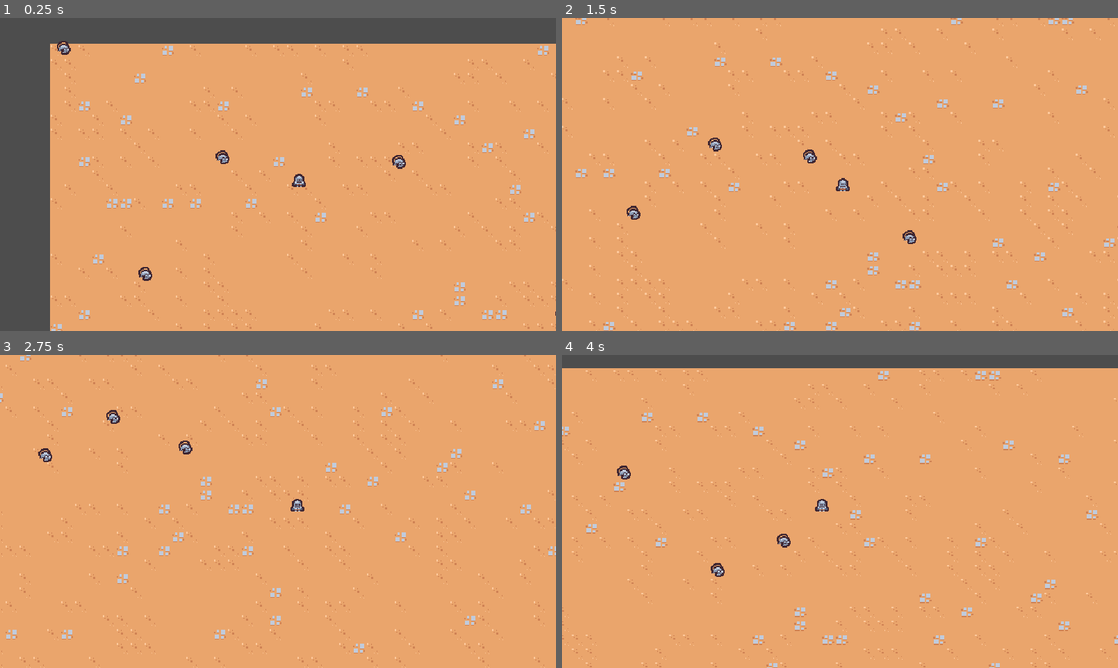
Above: before the commit, frames 1-4 (two rows, left to right).
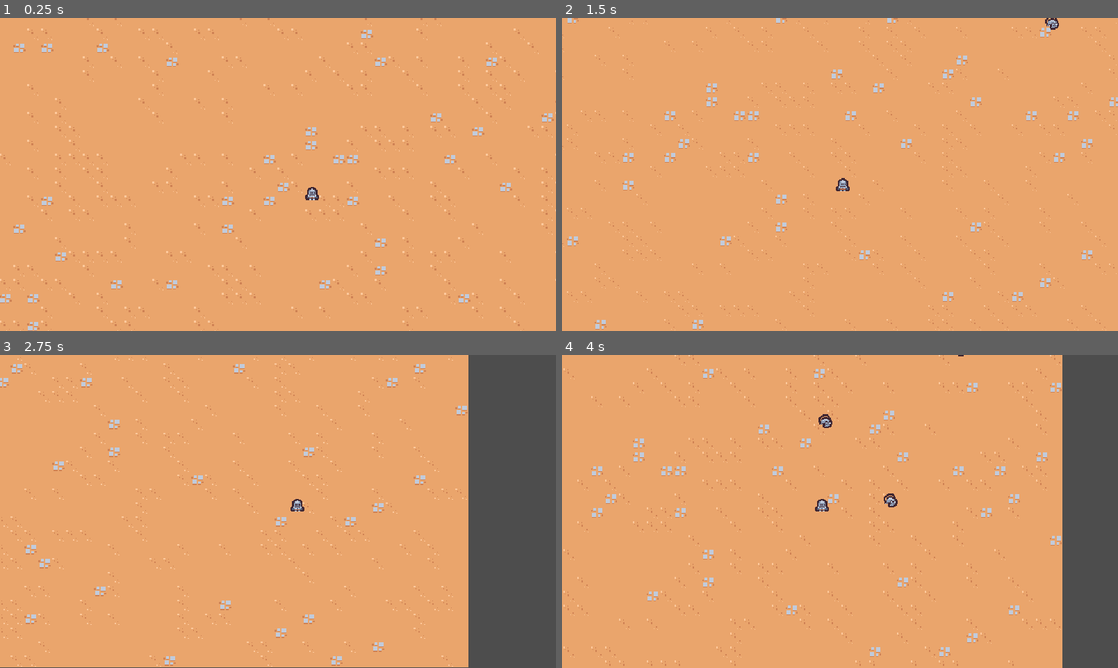
Above: after the commit, the same moments.

Repository: mc-carthy/gdSurvivors
Game: Godot game, scene res://scenes/main/main.tscn
The game is run twice, just before and just after one commit, with the same random seed, the same clock (stepped at 60 frames per second) and the same inputs.
Inputs:
- Up to frame 1 (0.25 s): no input
- Up to frame 2 (1.5 s): hold D (move_right) 0.53-1.28 s; hold S (move_down) from 1.28 s (still down)
- Up to frame 3 (2.75 s): release S (move_down) at 2.03 s; hold D (move_right) from 2.03 s (still down)
- Up to frame 4 (4 s): release D (move_right) at 2.78 s; hold W (move_up) 2.78-3.53 s; hold A (move_left) from 3.53 s (still down)

The runs differ from the first frame. In frame 1, 21% of the frame differs, in the area x 0-100%, y 0-100%; in frame 2, 5.1%; in frame 3, 20%; in frame 4, 18%.

Commit message:
Create enemy spawner

Diff:
--- a/scenes/main/main.tscn
+++ b/scenes/main/main.tscn
@@ -3,9 +3,11 @@
 [ext_resource type="TileSet" uid="uid://2jbrfh3r2thu" path="res://resources/tile_set.tres" id="1_4o58v"]
 [ext_resource type="PackedScene" uid="uid://4lskaid70me0" path="res://scenes/player/player.tscn" id="1_phknl"]
 [ext_resource type="PackedScene" uid="uid://cmh1uci56341q" path="res://scenes/game_camera/game_camera.tscn" id="3_7syb1"]
-[ext_resource type="PackedScene" uid="uid://2h1ejheyfpex" path="res://scenes/basic_enemy/basic_enemy.tscn" id="4_ckf77"]
+[ext_resource type="PackedScene" uid="uid://o0ockpubllr1" path="res://scenes/manager/enemy_manager.tscn" id="5_4l807"]
 
 [node name="Main" type="Node"]
+
+[node name="EnemyManager" parent="." instance=ExtResource("5_4l807")]
 
 [node name="GameCamera" parent="." instance=ExtResource("3_7syb1")]
 
@@ -15,18 +17,4 @@
 layer_0/tile_data = PackedInt32Array(1441832, 0, 4, 1376296, 0, 4, 1310760, 65536, 4, 1245224, 0, 4, 1179688, 0, 4, 111 …(39896 unchanged characters)…
 
 [node name="Player" parent="." instance=ExtResource("1_phknl")]
-position = Vector2(287, 165)
-
-[node name="BasicEnemy" parent="." instance=ExtResource("4_ckf77")]
-
-[node name="BasicEnemy2" parent="." instance=ExtResource("4_ckf77")]
-position = Vector2(181, 129)
-
-[node name="BasicEnemy3" parent="." instance=ExtResource("4_ckf77")]
-position = Vector2(607, 324)
-
-[node name="BasicEnemy4" parent="." instance=ExtResource("4_ckf77")]
-position = Vector2(420, 136)
-
-[node name="BasicEnemy5" parent="." instance=ExtResource("4_ckf77")]
-position = Vector2(94, 279)
+position = Vector2(473, 359)
--- /dev/null
+++ b/scenes/manager/enemy_manager.gd
@@ -0,0 +1,22 @@
+extends Node
+
+@export var basic_enemy_scene: PackedScene
+
+var spawn_radius: float
+
+func _ready() -> void:
+	spawn_radius = (get_tree().root.get_visible_rect().size.length() / 2) + 10
+	$Timer.timeout.connect(on_timer_timeout)
+
+
+func on_timer_timeout() -> void:
+	var player = get_tree().get_first_node_in_group('player') as Node2D
+	if player == null:
+		return
+
+	var direction = Vector2.RIGHT.rotated(randf_range(0, TAU))
+	var spawn_position = player.global_position + (direction * spawn_radius)
+
+	var enemy = basic_enemy_scene.instantiate() as Node2D
+	get_parent().add_child(enemy)
+	enemy.global_position = spawn_position
--- /dev/null
+++ b/scenes/manager/enemy_manager.tscn
@@ -0,0 +1,11 @@
+[gd_scene load_steps=3 format=3 uid="uid://o0ockpubllr1"]
+
+[ext_resource type="Script" path="res://scenes/manager/enemy_manager.gd" id="1_effq3"]
+[ext_resource type="PackedScene" uid="uid://2h1ejheyfpex" path="res://scenes/basic_enemy/basic_enemy.tscn" id="2_kf6gs"]
+
+[node name="EnemyManager" type="Node"]
+script = ExtResource("1_effq3")
+basic_enemy_scene = ExtResource("2_kf6gs")
+
+[node name="Timer" type="Timer" parent="."]
+autostart = true
